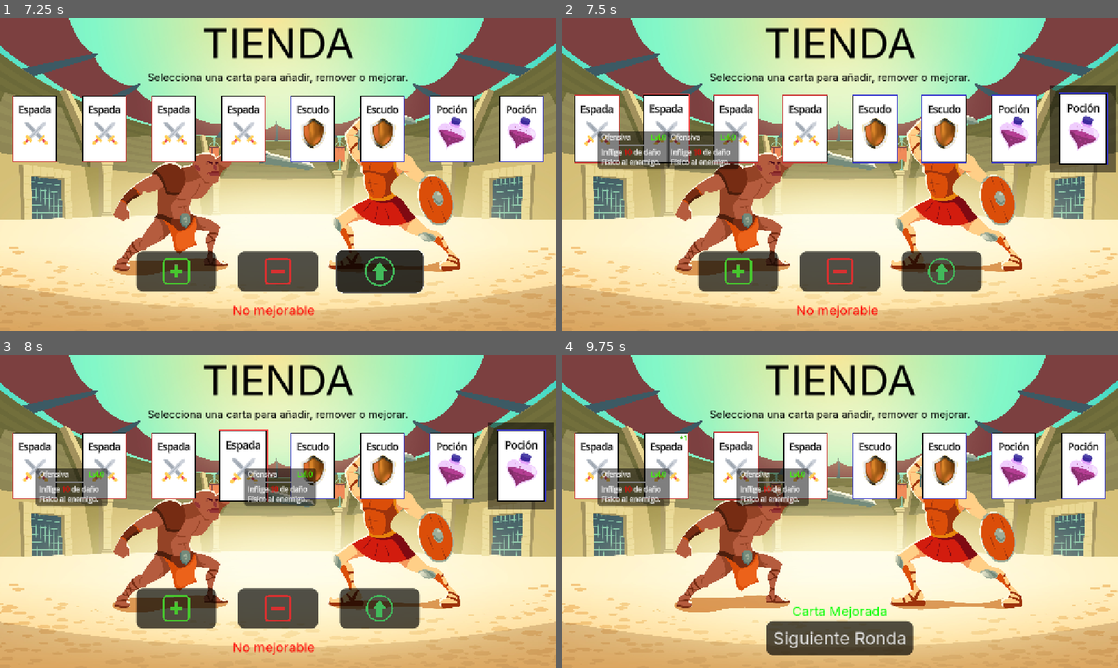
Above: before the commit, frames 1-4 (two rows, left to right).
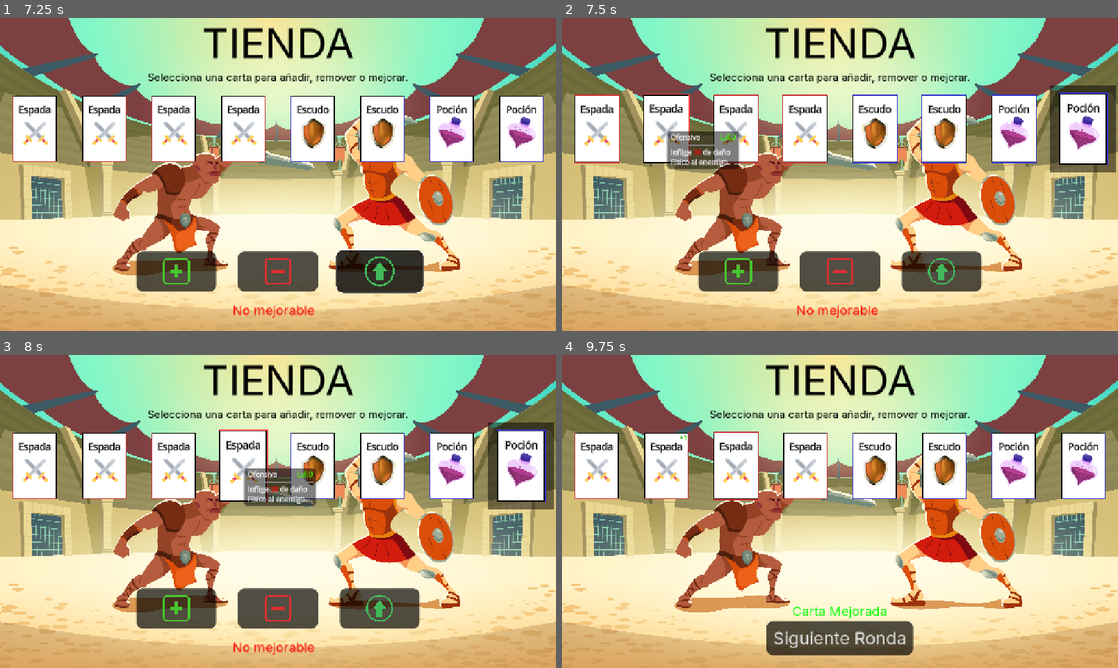
Above: after the commit, the same moments.

Repository: ChrisNGDC/cards_combat_game
Game: Godot game, scene res://escenes/store.tscn
Two runs of this game, one before a commit and one after it. Both use one fixed random seed, a clock stepped at 60 frames per second and the inputs below. This scene is started directly instead of the project's main scene.
Inputs (mouse positions are in pixels of both pictures, inside the frame that each line leads up to):
- Up to frame 1 (7.25 s): click (177, 271) at 0.5 s; click (278, 271) at 1.25 s; click (378, 271) at 2 s; click (177, 271) at 2.75 s; click (278, 271) at 3.5 s; click (378, 271) at 4.25 s; click (177, 271) at 5 s; click (278, 271) at 5.75 s; click (378, 271) at 6.5 s
- Up to frame 2 (7.5 s): tap Enter at 7.25 s; drag from (595, 127) to (806, 127) at 7.27 s
- Up to frame 3 (8 s): no input
- Up to frame 4 (9.75 s): drag from (595, 464) to (806, 464) at 8.02 s; move the mouse to (667, 464) at 8.77 s; tap I at 8.85 s; click (667, 464) at 8.92 s; tap Space at 9.5 s; drag from (734, 464) to (1012, 464) at 9.52 s

Frame 1 is identical in both runs. In frame 2, 1.5% of the frame differs, in the area x 6-20%, y 36-49%; in frame 3, 1.5%; in frame 4, 3.0%, in the area x 6-45%, y 36-49%.

Commit message:
upgraded cleanup

Diff:
--- a/scripts/Cards/card.gd
+++ b/scripts/Cards/card.gd
@@ -30,6 +30,7 @@
 func _ready() -> void:
 	_aplicar_datos()
 	self.scale = escala_normal
+	connect("tree_exited", Callable(self , "_on_tree_exited"))
 
 
 func _process(_delta: float) -> void:
@@ -140,8 +141,9 @@
 
 
 func _on_area_2d_mouse_exited() -> void:
-	if self.own_by_player and self.card_front.visible:
-		get_node("Borde").self_modulate /= 1.5
+	if self.card_front.visible:
+		if self.own_by_player:
+			get_node("Borde").self_modulate /= 1.5
 		if not self.selected:
 			apply_scale_tween(self.escala_normal)
 		if current_tooltip:
@@ -150,3 +152,8 @@
 func apply_scale_tween(target_scale: Vector2) -> void:
 	var tween: Tween = create_tween().set_trans(Tween.TRANS_SINE).set_ease(Tween.EASE_OUT)
 	tween.tween_property(self , "scale", target_scale, 0.2)
+
+
+func _on_tree_exited() -> void:
+	if current_tooltip:
+		current_tooltip.queue_free()
